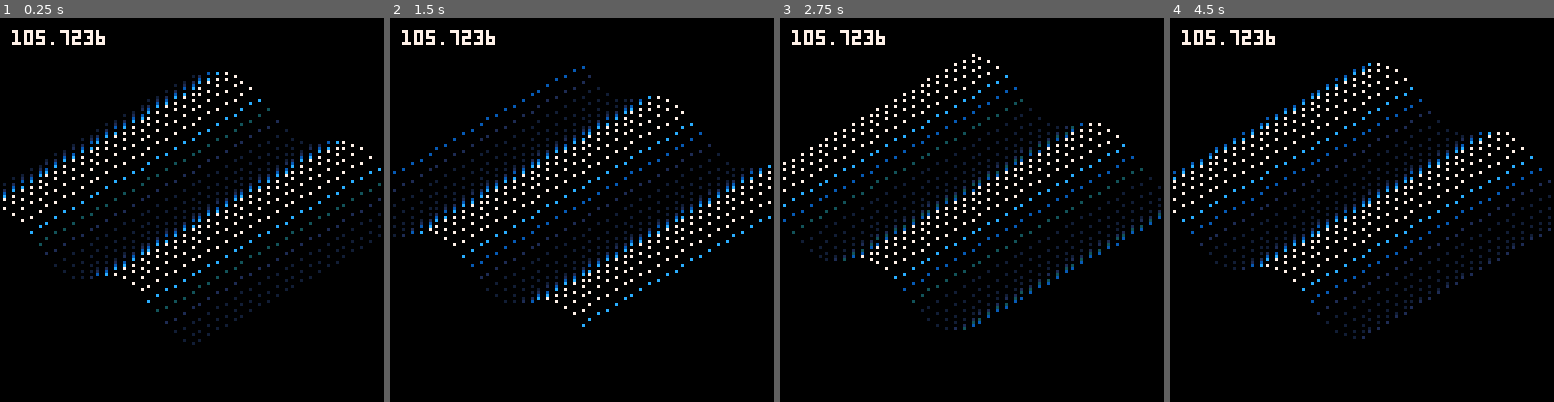
Above: before the commit, frames 1-4 (left to right).
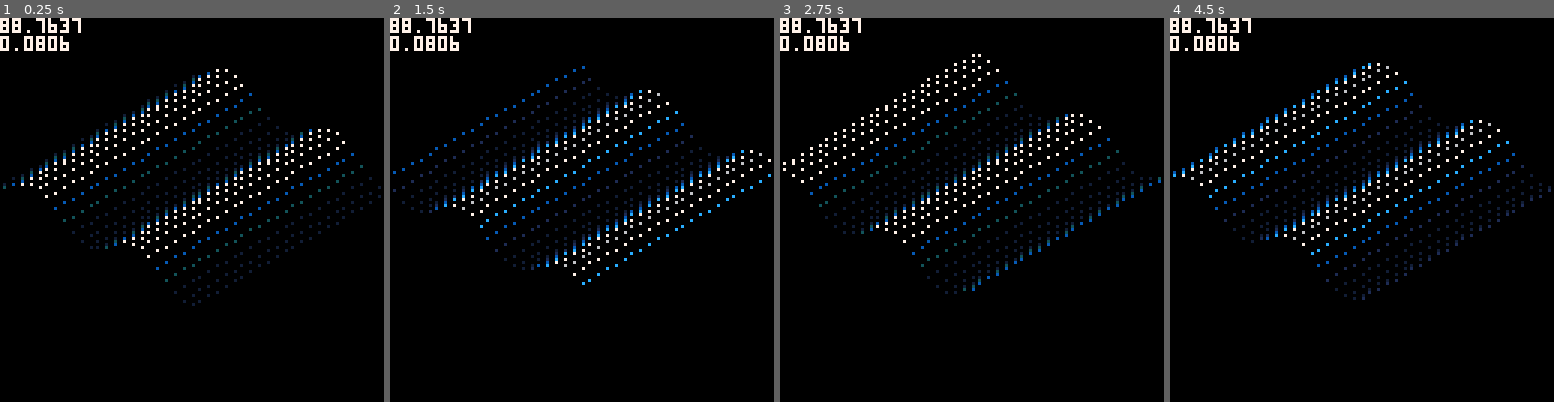
Above: after the commit, the same moments.

Repository: Sonat-Consulting/fagdag-pico8
Game: PICO-8 cartridge planlegging/playground/isometric.p8
Same seed, same stepped clock (60 frames per second), same inputs: the game is played once before the commit and once after it.
Inputs:
- Up to frame 1 (0.25 s): no input
- Up to frame 2 (1.5 s): no input
- Up to frame 3 (2.75 s): no input
- Up to frame 4 (4.5 s): no input

The runs differ from the first frame. In frame 1, 7.2% of the frame differs, in the area x 0-100%, y 0-86%; in frame 2, 6.9%; in frame 3, 7.0%; in frame 4, 7.4%, in the area x 0-100%, y 0-84%.

Commit message:
tiny fixes

Diff:
--- a/planlegging/playground/isometric.p8
+++ b/planlegging/playground/isometric.p8
@@ -9,7 +9,7 @@
 numcolors = 6
 
 function _init()
-    num = 28
+    num = 24
     coords = {}
     for y=0,num-1 do
         for x=0,num-1 do
@@ -22,7 +22,7 @@
     sqrt2 = 2 ^ 0.5
     sqrt6 = 6 ^ 0.5
 
-    isometricvector = {[0]=sqrt3, 0, -sqrt3,
+    isomatrix = {[0]=sqrt3, 0, -sqrt3,
                      1, 2, 1,
                      sqrt2, -sqrt2, sqrt2}
 
@@ -66,7 +66,7 @@
 end
 
 function isometric(coord)
-    local transformed = transformvector(coord, isometricvector)
+    local transformed = transformvector(coord, isomatrix)
     local projected = {[0] = transformed[0], transformed[4], 0}
     local scaled = multvector(transformed, 1 / sqrt6)
     scaled[0] += 64
@@ -76,7 +76,9 @@
 
 function _draw()
     cls(14)
-    print(stat(0), 4, 4, 15)
+    color(15)
+    print(stat(0))
+    print(stat(1))
     local count = 0
     for c in all(coords) do
         local i = isometric(c)
